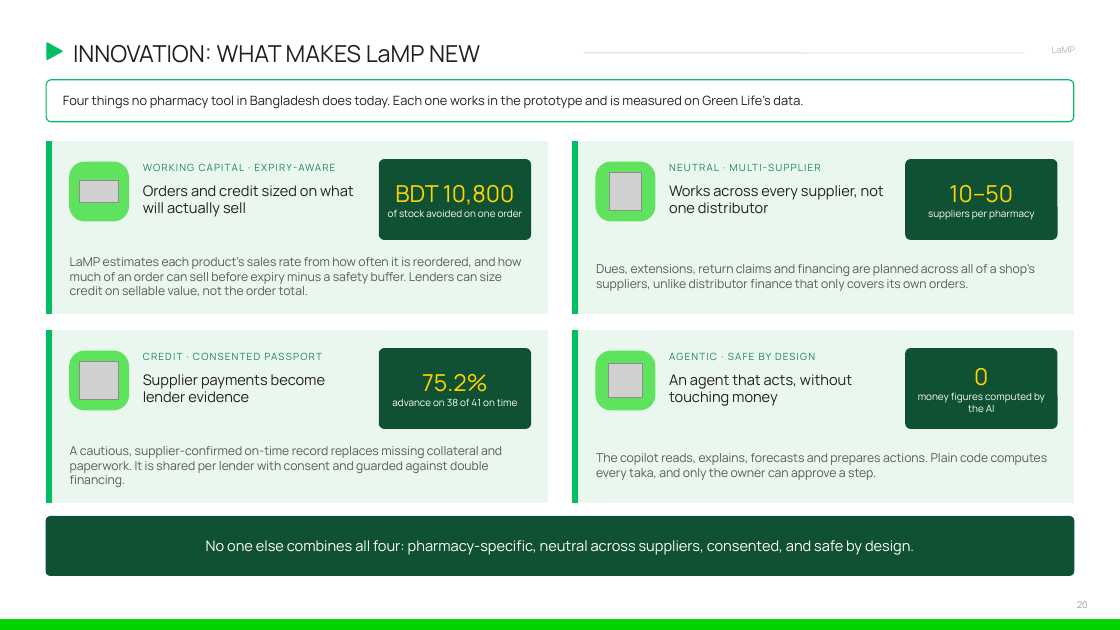
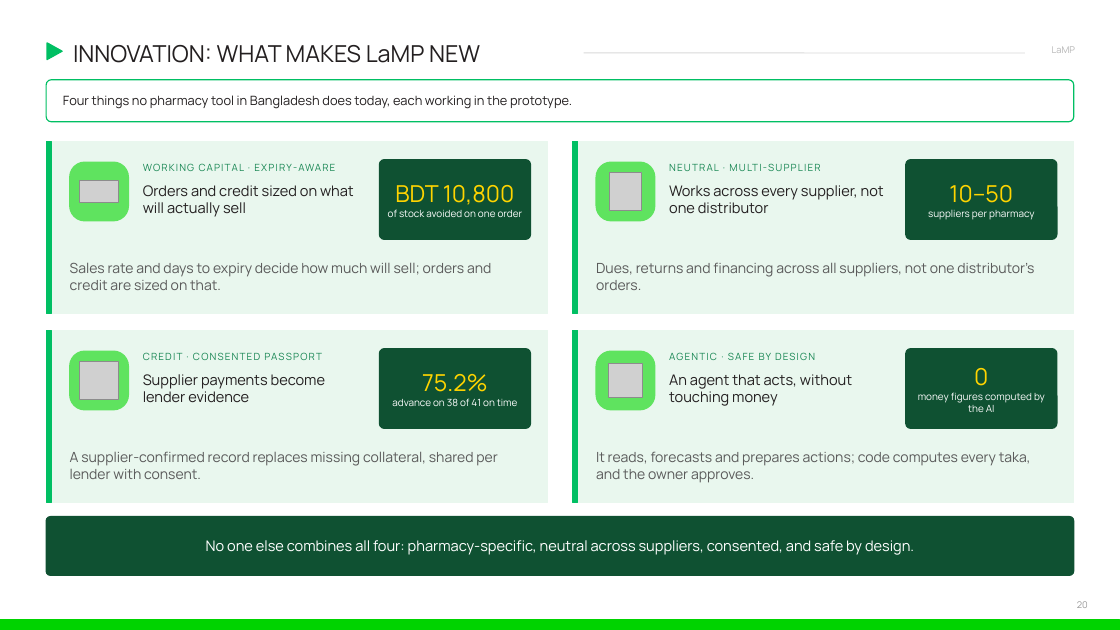
Before and after one commit to ishmam259/lamp-copilot, a slide deck: slide 20 of deck/LaMP-Copilot.pptx. Drawn at 1120x630 pixels with LibreOffice and Linux fonts; fonts in the diff are those of the drawing; grey boxes stand for pictures. Boxes give left, top, right and bottom in pixels: in the first picture for what was removed or moved away, otherwise in the second. Text is boxed around its words. In the diff, an @@ line names an element or a change of style, - is before the commit and + after.

Commit message:
deck: cut wordy slides by about a third, larger text, full team names

```diff
--- a/deck/LaMP-Copilot.pptx
+++ b/deck/LaMP-Copilot.pptx
@@ text at bbox=[63, 95, 572, 109]: text changed @@
-Four things no pharmacy tool in Bangladesh does today. Each one works in the prototype and is measured on Green Life's data.
+Four things no pharmacy tool in Bangladesh does today, each working in the prototype.
@@ text at bbox=[70, 263, 491, 290]: text changed; size 10.5 to 12 pt @@
-LaMP estimates each product's sales rate from how often it is reordered, and how much of an order can sell before expiry minus a safety buffer. Lenders can size credit on sellable value, not the order total.
+Sales rate and days to expiry decide how much will sell; orders and credit are sized on that.
@@ text at bbox=[596, 262, 1034, 290]: text changed; size 10.5 to 12 pt @@
-Dues, extensions, return claims and financing are planned across all of a shop's suppliers, unlike distributor finance that only covers its own orders.
+Dues, returns and financing across all suppliers, not one distributor's orders.
@@ text at bbox=[70, 451, 497, 479]: text changed; size 10.5 to 12 pt @@
-A cautious, supplier-confirmed on-time record replaces missing collateral and paperwork. It is shared per lender with consent and guarded against double financing.
+A supplier-confirmed record replaces missing collateral, shared per lender with consent.
@@ text at bbox=[596, 451, 1031, 483]: text changed; size 10.5 to 12 pt @@
-The copilot reads, explains, forecasts and prepares actions. Plain code computes every taka, and only the owner can approve a step.
+It reads, forecasts and prepares actions; code computes every taka, and the owner approves.
```
Also in this commit, not shown: 21 other slides changed, 2 other files.
